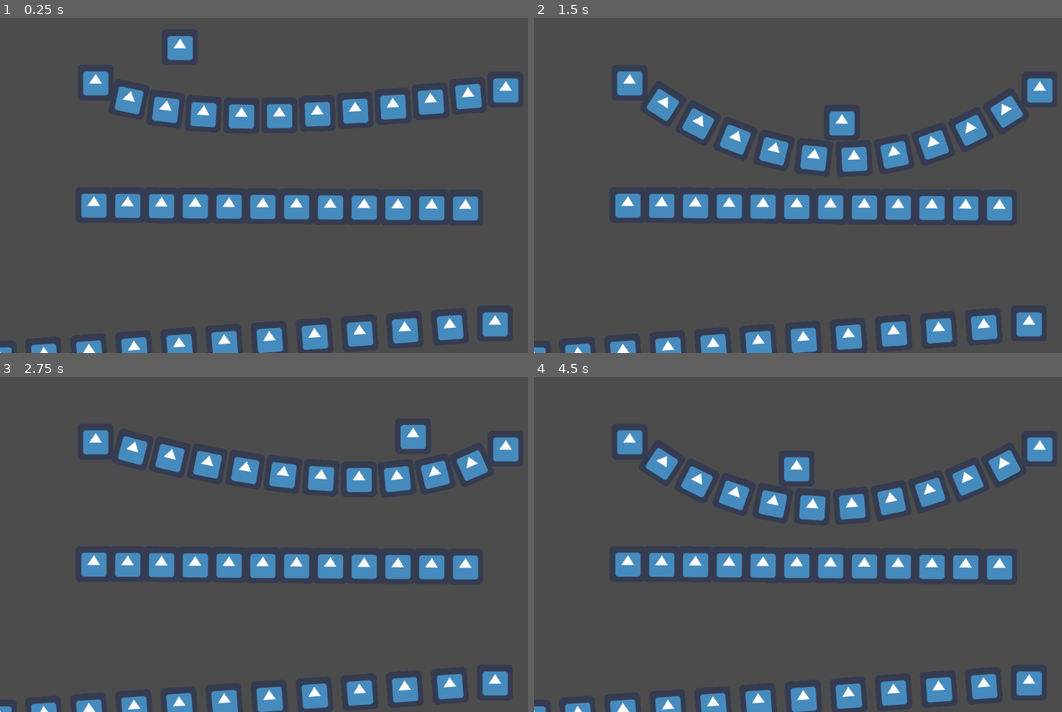
Above: before the commit, frames 1-4 (two rows, left to right).
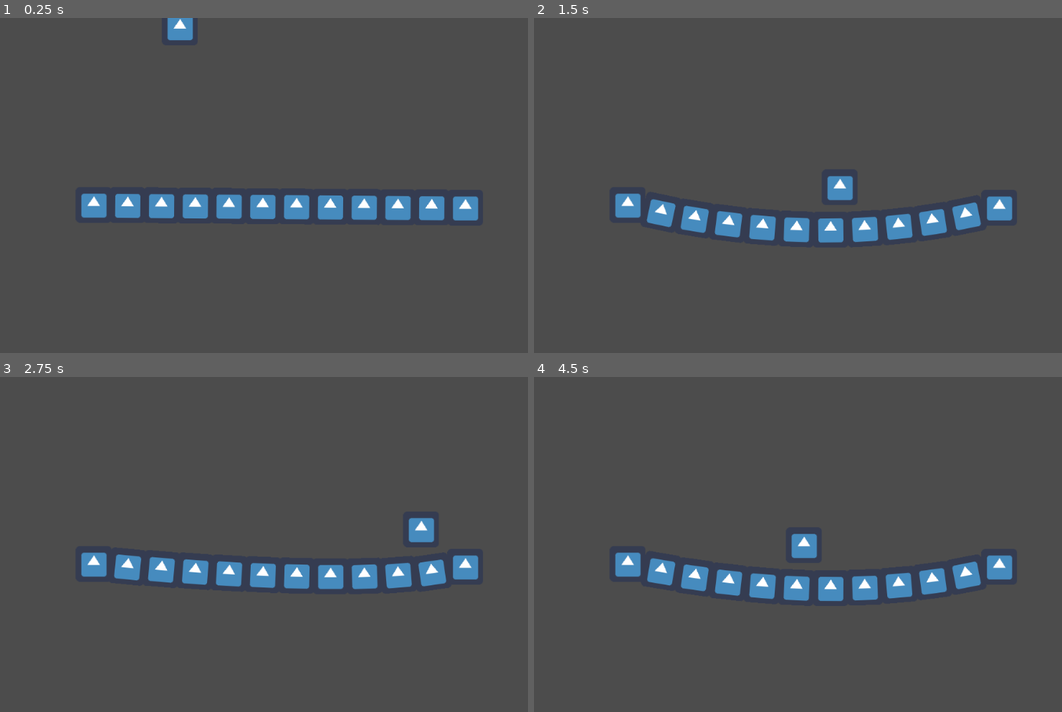
Above: after the commit, the same moments.

Repository: bpodrygajlo/godot-recipes
Game: Godot game, scene res://rope_bridge_2/test_scene.tscn
Same seed, same stepped clock (60 frames per second), same inputs: the game is played once before the commit and once after it. The engine's default icon, where the game draws it, is replaced by a stand-in: a white triangle on a blue panel in a dark square.
Inputs (mouse positions are in pixels of both pictures, inside the frame that each line leads up to):
- Up to frame 1 (0.25 s): no input
- Up to frame 2 (1.5 s): tap Enter (ui_accept) at 0.5, 0.77 s; move the mouse to (945, 168) at 0.52 s; hold Right (ui_right) 0.53-1.28 s; move the mouse to (708, 202) at 1.27 s; hold Down (ui_down) from 1.28 s (still down)
- Up to frame 3 (2.75 s): tap Enter (ui_accept) at 1.52, 2 s; move the mouse to (343, 470) at 2.02 s; release Down (ui_down) at 2.03 s; hold Right (ui_right) from 2.03 s (still down)
- Up to frame 4 (4.5 s): move the mouse to (792, 611) at 2.77 s; release Right (ui_right) at 2.78 s; hold Up (ui_up) 2.78-3.53 s; tap Enter (ui_accept) at 3.02, 3.77 s; move the mouse to (993, 594) at 3.52 s; hold Left (ui_left) from 3.53 s (still down); move the mouse to (650, 494) at 4.27 s

The runs differ from the first frame. In frame 1, 8.1% of the frame differs, in the area x 0-99%, y 0-100%; in frame 2, 13%, in the area x 0-99%, y 15-100%; in frame 3, 11%; in frame 4, 13%.

Commit message:
Rope bridge, rev 2

Diff:
--- a/rope_bridge_2/KinematicBody2D.gd
+++ b/rope_bridge_2/KinematicBody2D.gd
@@ -2,8 +2,8 @@
 const SPEED = 300
 var velocity : Vector2 = Vector2()
 
-
-var bridge = null
+# can only bend 1 bridge at a time
+var affected_bridge = null
 
 func _physics_process(delta):
 	if Input.is_action_pressed("ui_right"):
@@ -12,32 +12,36 @@
 		velocity.x = -SPEED
 	else:
 		velocity.x = 0
-	velocity += Vector2.DOWN * 90
+	velocity += Vector2.DOWN * 45
 
 	var is_jumping = false
 	if Input.is_action_just_pressed("ui_up"):
 		is_jumping = true
-		velocity += Vector2.UP * 2000
+		velocity += Vector2.UP * 1000
 
 
 	# Find a bridge which could collide with the body in up to two frames
-	var collision = move_and_collide(velocity * delta * 2, true, true, true)
+	var collision = move_and_collide(velocity * delta, true, true, true)
+	if not collision:
+		collision = move_and_collide(velocity * delta * 2, true, true, true)
+	if not collision:
+		collision = move_and_collide(velocity * delta * 4, true, true, true)
+	if not collision:
+		collision = move_and_collide(velocity * delta * 6, true, true, true)
 	if collision:
-		if bridge != null:
-			bridge.clear_bend()
-		bridge = collision.collider
+		if affected_bridge != collision.collider:
+			if affected_bridge != null:
+				affected_bridge.clear_bend()
+				print("cleared due to different collision")
+			affected_bridge = collision.collider
+	else:
+		if affected_bridge != null:
+			affected_bridge.clear_bend()
+			affected_bridge = null
+			print(["cleared due to no collision", velocity])
+
+	if affected_bridge != null:
+		affected_bridge.bend(global_position)
 
 
-	# If the player is jumping we can clear the bridges bend
-	if velocity.y < 0 and bridge != null:
-		bridge.clear_bend()
-		bridge = null
-
-	# If player is still sliding on the bridge update the bend position
-	if bridge != null:
-		bridge.bend(global_position)
-
-	if not is_jumping:
-		velocity = move_and_slide_with_snap(velocity, Vector2.DOWN * 10, Vector2.UP, true)
-	else:
-		velocity = move_and_slide(velocity, Vector2.UP, true)
+	velocity = move_and_slide(velocity, Vector2.UP, true)
--- a/rope_bridge_2/bridge.gd
+++ b/rope_bridge_2/bridge.gd
@@ -11,6 +11,14 @@
 export var bend_factor = 40
 # How thick is the bridge
 export var thickness = 40
+
+# ratio of bend on the edges
+export var edge_bend_factor = 0.0
+
+# determines where the bend stats working. E.g 0.9 means the outer 10% of each side
+# doesn't bend. Value of .8 means 20% of each side is not bendable
+export var edge_bend_cutoff = 0.8
+
 
 # to draw some debug info
 export var debug = false setget set_debug
@@ -84,9 +92,11 @@
 			var center = normal * length / 2
 
 			# limit the bend on the edges and increase it in the center
+			var dist_factor = 0.0
 			var dist_from_center = (bend_pos * normal - center).length()
-			var dist_factor = range_lerp(dist_from_center, 0, length/2, 1, 0.0)
-			dist_factor = max(0, dist_factor)
+			if dist_from_center/(length/2) < edge_bend_cutoff:
+				dist_factor = range_lerp(dist_from_center, 0, length/2, 1, edge_bend_factor)
+				dist_factor = max(0, dist_factor)
 
 			p1 = bend_pos * normal + Vector2.DOWN * bend_factor * dist_factor
 			if debug:
@@ -114,14 +124,14 @@
 						segments[segment_index]["length"],
 						0,
 						1)
-					$sprites.get_child(i).position = p1.linear_interpolate(p2, weight)
+					$sprites.get_child(i).target_position = p1.linear_interpolate(p2, weight)
 
 	_update_rotation()
 
-var iter = 0
+
 func _physics_process(delta):
-	update_bridge()
-	if iter % 20 == 0:
+	if bend_pos == null:
+		update_bridge()
 		update_polygon()
 
 # rotates the bridge segments
@@ -141,6 +151,8 @@
 var bend_pos = null
 func bend(pos : Vector2):
 	bend_pos = to_local(pos)
+	update_bridge()
+	update_polygon()
 
 func clear_bend():
 	bend_pos = null
--- a/rope_bridge_2/test_scene.tscn
+++ b/rope_bridge_2/test_scene.tscn
@@ -19,7 +19,7 @@
 position = Vector2( -303.835, 211.991 )
 script = ExtResource( 1 )
 bridge_anchor = NodePath("../anchor")
-bend_factor = 80
+bend_factor = 100
 
 [node name="sprites" type="Node2D" parent="bridge"]
 script = ExtResource( 3 )
@@ -72,7 +72,7 @@
 
 [node name="icon16" type="Sprite" parent="bridge/sprites"]
 position = Vector2( 482.832, 3.69236 )
-rotation = 0.00764715
+rotation = 0.00764716
 texture = ExtResource( 2 )
 script = ExtResource( 4 )
 
@@ -113,178 +113,4 @@
 [node name="icon" type="Sprite" parent="KinematicBody2D"]
 texture = ExtResource( 2 )
 
-[node name="bridge2" type="KinematicBody2D" parent="."]
-position = Vector2( -473.349, 487.451 )
-script = ExtResource( 1 )
-bridge_anchor = NodePath("../anchor2")
-bend_factor = 20
-
-[node name="sprites" type="Node2D" parent="bridge2"]
-script = ExtResource( 3 )
-
-[node name="icon" type="Sprite" parent="bridge2/sprites"]
-texture = ExtResource( 2 )
-script = ExtResource( 4 )
-
-[node name="icon3" type="Sprite" parent="bridge2/sprites"]
-position = Vector2( 80.5802, -5.70264 )
-rotation = 12.4957
-texture = ExtResource( 2 )
-script = ExtResource( 4 )
-
-[node name="icon4" type="Sprite" parent="bridge2/sprites"]
-position = Vector2( 161.16, -11.4053 )
-rotation = 12.4957
-texture = ExtResource( 2 )
-script = ExtResource( 4 )
-
-[node name="icon12" type="Sprite" parent="bridge2/sprites"]
-position = Vector2( 241.741, -17.1079 )
-rotation = 12.4957
-texture = ExtResource( 2 )
-script = ExtResource( 4 )
-
-[node name="icon13" type="Sprite" parent="bridge2/sprites"]
-position = Vector2( 322.321, -22.8105 )
-rotation = 12.4957
-texture = ExtResource( 2 )
-script = ExtResource( 4 )
-
-[node name="icon15" type="Sprite" parent="bridge2/sprites"]
-position = Vector2( 402.901, -28.5132 )
-rotation = 12.4957
-texture = ExtResource( 2 )
-script = ExtResource( 4 )
-
-[node name="icon14" type="Sprite" parent="bridge2/sprites"]
-position = Vector2( 483.481, -34.2158 )
-rotation = 12.4957
-texture = ExtResource( 2 )
-script = ExtResource( 4 )
-
-[node name="icon9" type="Sprite" parent="bridge2/sprites"]
-position = Vector2( 564.061, -39.9185 )
-rotation = 6.21253
-texture = ExtResource( 2 )
-script = ExtResource( 4 )
-
-[node name="icon16" type="Sprite" parent="bridge2/sprites"]
-position = Vector2( 644.641, -45.6211 )
-rotation = -0.0706519
-texture = ExtResource( 2 )
-script = ExtResource( 4 )
-
-[node name="icon2" type="Sprite" parent="bridge2/sprites"]
-position = Vector2( 725.222, -51.3237 )
-rotation = -0.0706519
-texture = ExtResource( 2 )
-script = ExtResource( 4 )
-
-[node name="icon5" type="Sprite" parent="bridge2/sprites"]
-position = Vector2( 805.802, -57.0264 )
-rotation = -0.0706519
-texture = ExtResource( 2 )
-script = ExtResource( 4 )
-
-[node name="icon6" type="Sprite" parent="bridge2/sprites"]
-position = Vector2( 886.382, -62.729 )
-texture = ExtResource( 2 )
-script = ExtResource( 4 )
-
-[node name="CollisionPolygon2D" type="CollisionPolygon2D" parent="bridge2"]
-polygon = PoolVector2Array( 0, 0, 80.5802, -5.70264, 161.16, -11.4053, 241.741, -17.1079, 322.321, -22.8105, 402.901, -28.5132, 483.481, -34.2158, 564.061, -39.9185, 644.641, -45.6211, 725.222, -51.3237, 805.802, -57.0264, 886.382, -62.729, 883.558, -102.629, 802.978, -96.9266, 722.398, -91.2239, 641.818, -85.5213, 561.237, -79.8187, 480.657, -74.116, 400.077, -68.4134, 319.497, -62.7108, 238.917, -57.0081, 158.337, -51.3055, 77.7564, -45.6028, -2.82373, -39.9002 )
-one_way_collision = true
-one_way_collision_margin = 27.1
-
-[node name="anchor2" type="Node2D" parent="."]
-position = Vector2( 413.033, 424.722 )
-
-[node name="bridge3" type="KinematicBody2D" parent="."]
-position = Vector2( -300.66, -7.07031 )
-script = ExtResource( 1 )
-bridge_anchor = NodePath("../anchor3")
-bend_factor = 300
-
-[node name="sprites" type="Node2D" parent="bridge3"]
-script = ExtResource( 3 )
-
-[node name="icon" type="Sprite" parent="bridge3/sprites"]
-texture = ExtResource( 2 )
-script = ExtResource( 4 )
-
-[node name="icon3" type="Sprite" parent="bridge3/sprites"]
-position = Vector2( 66.6128, 1.15625 )
-rotation = 12.5837
-texture = ExtResource( 2 )
-script = ExtResource( 4 )
-
-[node name="icon4" type="Sprite" parent="bridge3/sprites"]
-position = Vector2( 133.226, 2.3125 )
-rotation = 12.5837
-texture = ExtResource( 2 )
-script = ExtResource( 4 )
-
-[node name="icon12" type="Sprite" parent="bridge3/sprites"]
-position = Vector2( 199.838, 3.46875 )
-rotation = 12.5837
-texture = ExtResource( 2 )
-script = ExtResource( 4 )
-
-[node name="icon13" type="Sprite" parent="bridge3/sprites"]
-position = Vector2( 266.451, 4.625 )
-rotation = 12.5837
-texture = ExtResource( 2 )
-script = ExtResource( 4 )
-
-[node name="icon15" type="Sprite" parent="bridge3/sprites"]
-position = Vector2( 333.064, 5.78125 )
-rotation = 12.5837
-texture = ExtResource( 2 )
-script = ExtResource( 4 )
-
-[node name="icon14" type="Sprite" parent="bridge3/sprites"]
-position = Vector2( 399.677, 6.9375 )
-rotation = 12.5837
-texture = ExtResource( 2 )
-script = ExtResource( 4 )
-
-[node name="icon9" type="Sprite" parent="bridge3/sprites"]
-position = Vector2( 466.29, 8.09375 )
-rotation = 6.30054
-texture = ExtResource( 2 )
-script = ExtResource( 4 )
-
-[node name="icon16" type="Sprite" parent="bridge3/sprites"]
-position = Vector2( 532.903, 9.25 )
-rotation = 0.017356
-texture = ExtResource( 2 )
-script = ExtResource( 4 )
-
-[node name="icon2" type="Sprite" parent="bridge3/sprites"]
-position = Vector2( 599.515, 10.4063 )
-rotation = 0.017356
-texture = ExtResource( 2 )
-script = ExtResource( 4 )
-
-[node name="icon5" type="Sprite" parent="bridge3/sprites"]
-position = Vector2( 666.128, 11.5625 )
-rotation = 0.017356
-texture = ExtResource( 2 )
-script = ExtResource( 4 )
-
-[node name="icon6" type="Sprite" parent="bridge3/sprites"]
-position = Vector2( 732.741, 12.7188 )
-texture = ExtResource( 2 )
-script = ExtResource( 4 )
-
-[node name="CollisionPolygon2D" type="CollisionPolygon2D" parent="bridge3"]
-polygon = PoolVector2Array( 0, 0, 66.6128, 1.15625, 133.226, 2.3125, 199.838, 3.46875, 266.451, 4.625, 333.064, 5.78125, 399.677, 6.9375, 466.29, 8.09375, 532.903, 9.25, 599.515, 10.4063, 666.128, 11.5625, 732.741, 12.7188, 733.435, -27.2752, 666.822, -28.4315, 600.21, -29.5877, 533.597, -30.744, 466.984, -31.9002, 400.371, -33.0565, 333.758, -34.2127, 267.145, -35.369, 200.533, -36.5252, 133.92, -37.6815, 67.307, -38.8377, 0.694205, -39.994 )
-one_way_collision = true
-one_way_collision_margin = 27.1
-
-[node name="anchor3" type="Node2D" parent="."]
-position = Vector2( 432.081, 5.64844 )
-
 [connection signal="update_bridge" from="bridge/sprites" to="bridge" method="_on_sprites_update_bridge"]
-[connection signal="update_bridge" from="bridge2/sprites" to="bridge2" method="_on_sprites_update_bridge"]
-[connection signal="update_bridge" from="bridge3/sprites" to="bridge3" method="_on_sprites_update_bridge"]
